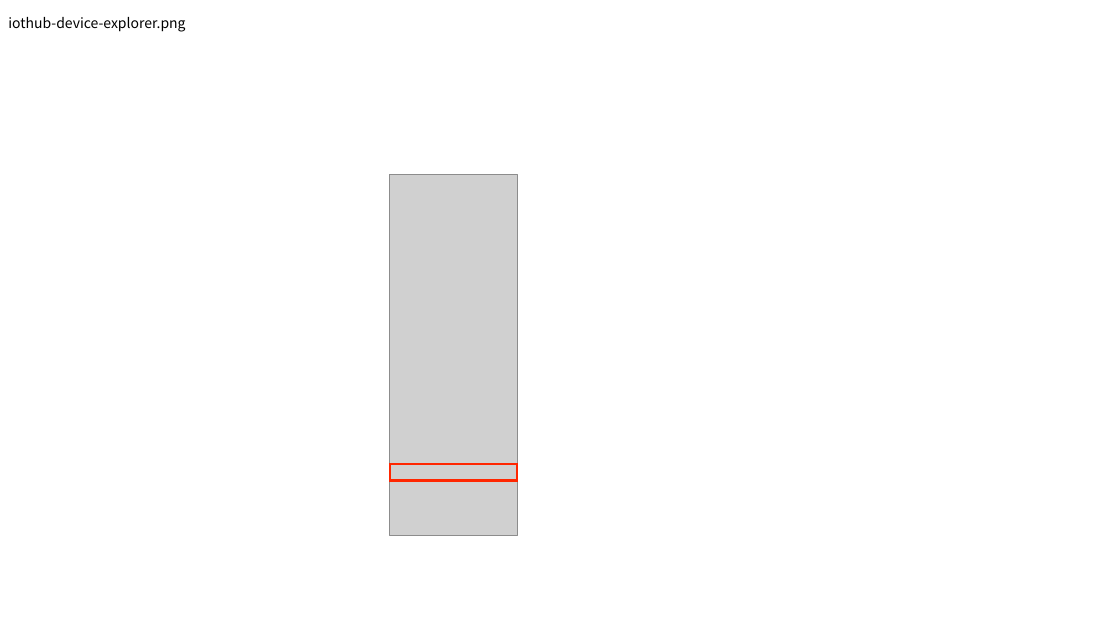
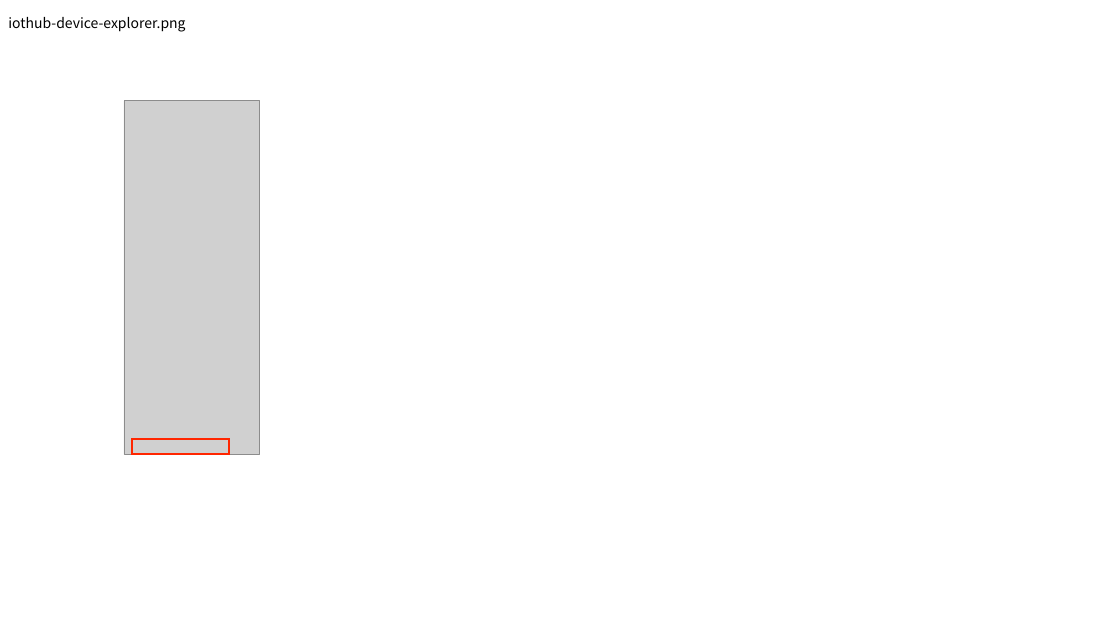
Before and after one commit to akubicharm/azure-workshop, a slide deck: slide 12 of iot-basic/images/iothub.pptx. Drawn at 1120x630 pixels with LibreOffice and Linux fonts; fonts in the diff are those of the drawing; grey boxes stand for pictures. Boxes give left, top, right and bottom in pixels: in the first picture for what was removed or moved away, otherwise in the second. Text is boxed around its words. In the diff, an @@ line names an element or a change of style, - is before the commit and + after.

```diff
--- a/iot-basic/images/iothub.pptx
+++ b/iot-basic/images/iothub.pptx
@@ picture added at bbox=[124, 101, 260, 455] @@
@@ picture removed at bbox=[390, 175, 517, 535] @@
@@ rectangle added at bbox=[132, 439, 229, 455], outline #FF2600 2 pt @@
@@ rectangle removed at bbox=[390, 464, 517, 481] @@
```
Also in this commit, not shown: 9 other slides changed, 42 other files.
